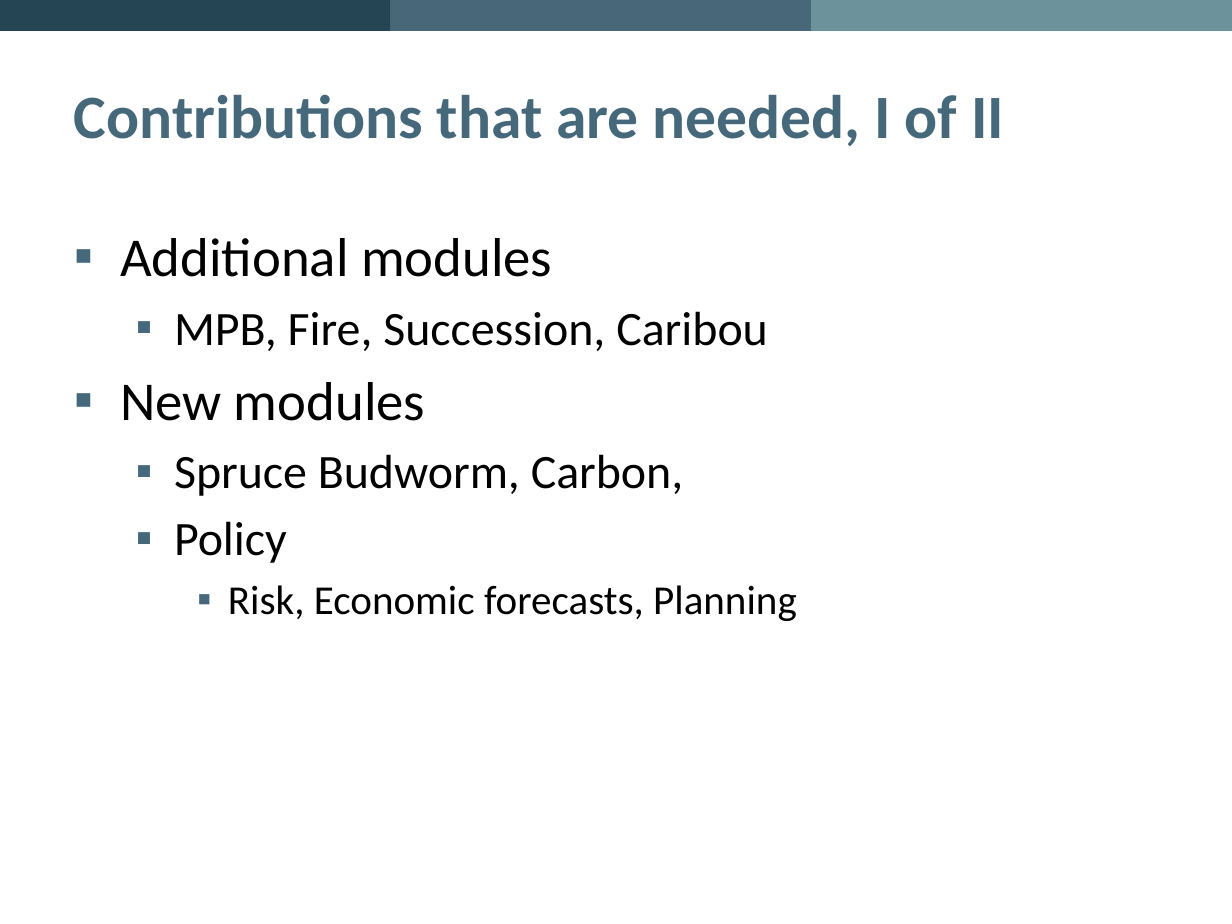
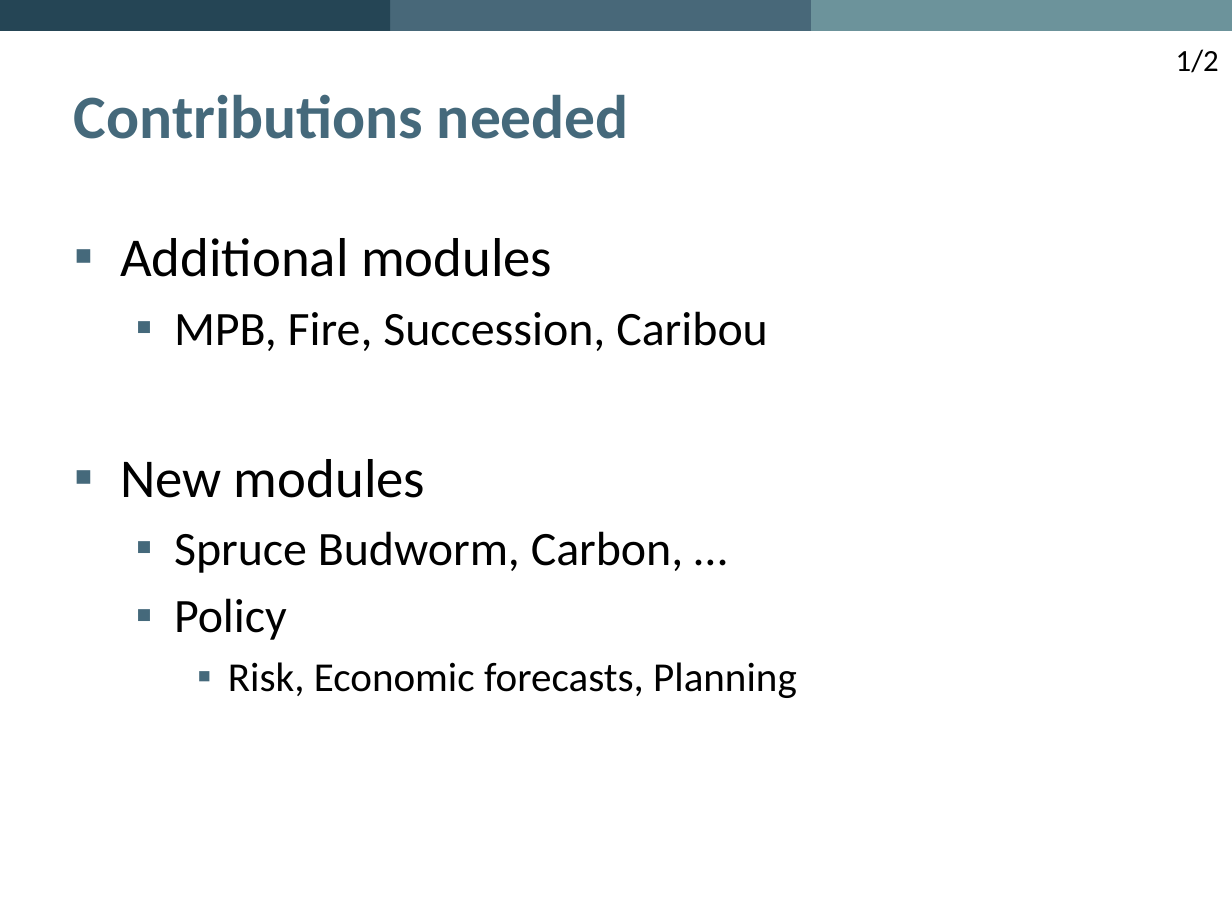
Before and after one commit to PredictiveEcology/SpaDES, a slide deck: slide 24 of development/SpaDES – Spatial Discrete Event Simulation.pptx (slide 27 before the commit). Drawn at 1232x924 pixels with LibreOffice and Linux fonts; fonts in the diff are those of the drawing; background and template pictures are left out. Boxes give left, top, right and bottom in pixels: in the first picture for what was removed or moved away, otherwise in the second. Text is boxed around its words. In the diff, an @@ line names an element or a change of style, - is before the commit and + after.

```diff
--- a/development/SpaDES – Spatial Discrete Event Simulation.pptx
+++ b/development/SpaDES – Spatial Discrete Event Simulation.pptx
@@ text added at (x1=1176, y1=49, x2=1219, y2=73), 18 pt, text #000000 @@
+1/2
@@ title at (x1=74, y1=94, x2=629, y2=139): text changed @@
-Contributions that are needed, I of II
+Contributions needed
@@ text at (x1=174, y1=531, x2=684, y2=573): text changed @@
-  ▪ Spruce Budworm, Carbon,
+  ▪ Spruce Budworm, Carbon, …
```
Also in this commit, not shown: 12 other slides changed, 3 slides added, 6 slides removed.
